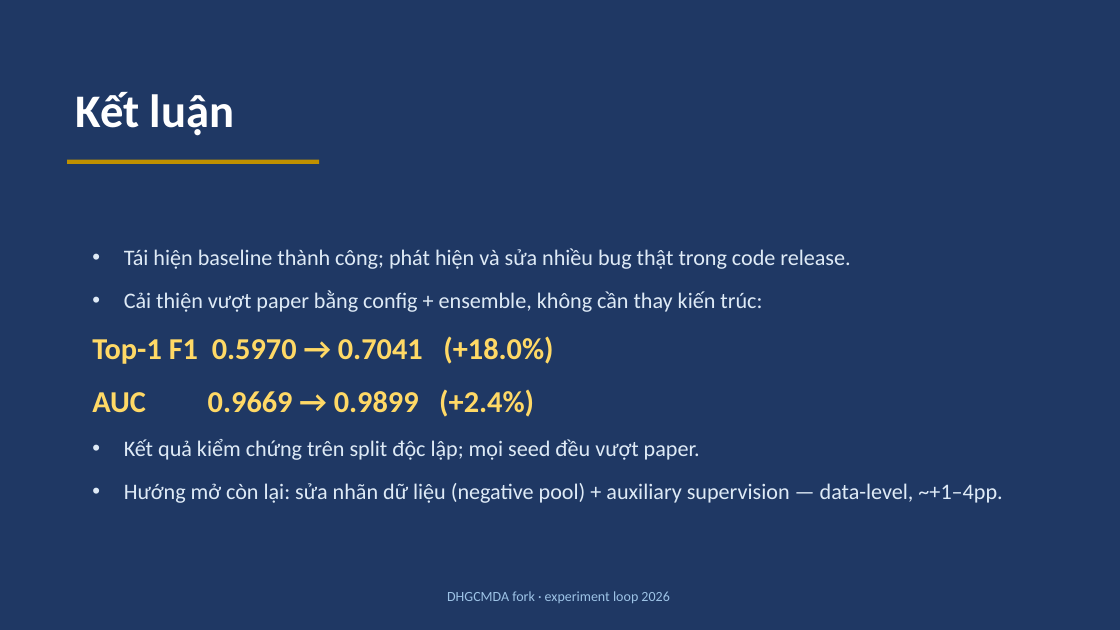
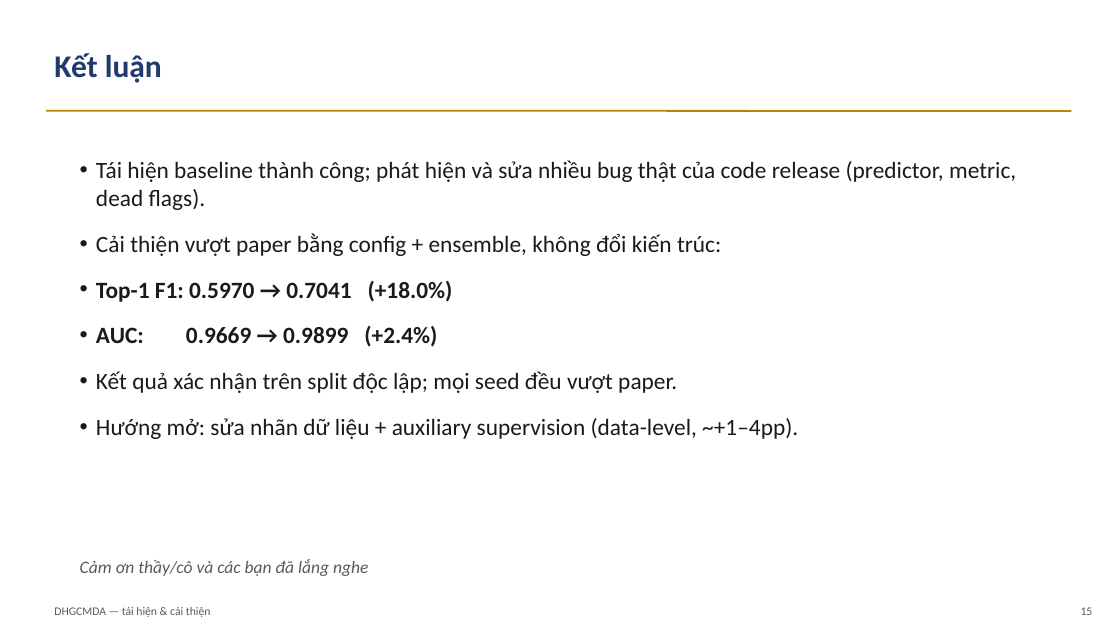
Before and after one commit to hoangtien07/DHGCMDA-fork, a slide deck: slide 15 of Slide_BaoCao_DHGCMDA.pptx (slide 13 before the commit). Drawn at 1120x630 pixels with LibreOffice and Linux fonts; fonts in the diff are those of the drawing. Boxes give left, top, right and bottom in pixels: in the first picture for what was removed or moved away, otherwise in the second. Text is boxed around its words. In the diff, an @@ line names an element or a change of style, - is before the commit and + after.

```diff
--- a/Slide_BaoCao_DHGCMDA.pptx
+++ b/Slide_BaoCao_DHGCMDA.pptx
@@ rectangle removed at (x1=0, y1=0, x2=1120, y2=630) @@
@@ text "Kết luận" moved from (x1=75, y1=92, x2=234, y2=136) to (x1=54, y1=53, x2=162, y2=83) @@
@@ text "Kết luận" at (x1=54, y1=53, x2=162, y2=83): size 40 to 27 pt, text colour #FFFFFF to #1F3B6E @@
@@ line added from (46, 111) to (1071, 111), #B8860B 1.5 pt @@
@@ rectangle removed at (x1=67, y1=160, x2=319, y2=164) @@
@@ text "Tái hiện baseline thành công; ..." at (x1=96, y1=160, x2=1016, y2=439): vertical alignment middle to top @@
@@ text at (x1=96, y1=160, x2=1016, y2=439): text changed; size 19 to 20 pt; text colour #DEEAF6 to #1A1A1A @@
-• Tái hiện baseline thành công; phát hiện và sửa nhiều bug thật trong code release.
-• Cải thiện vượt paper bằng config + ensemble, không cần thay kiến trúc:
-Top-1 F1 0.5970 → 0.7041 (+18.0%)
-AUC 0.9669 → 0.9899 (+2.4%)
-• Kết quả kiểm chứng trên split độc lập; mọi seed đều vượt paper.
-• Hướng mở còn lại: sửa nhãn dữ liệu (negative pool) + auxiliary supervision — data-level, ~+1–4pp.
+• Tái hiện baseline thành công; phát hiện và sửa nhiều bug thật của code release (predictor, metric, dead flags).
+• Cải thiện vượt paper bằng config + ensemble, không đổi kiến trúc:
+• Top-1 F1: 0.5970 → 0.7041 (+18.0%)
+• AUC: 0.9669 → 0.9899 (+2.4%)
+• Kết quả xác nhận trên split độc lập; mọi seed đều vượt paper.
+• Hướng mở: sửa nhãn dữ liệu + auxiliary supervision (data-level, ~+1–4pp).
@@ text added at (x1=80, y1=559, x2=368, y2=576), 15 pt, text #5A5A5A, italic @@
+Cảm ơn thầy/cô và các bạn đã lắng nghe
@@ text removed at (x1=447, y1=591, x2=669, y2=603) @@
-DHGCMDA fork · experiment loop 2026
@@ text added at (x1=54, y1=607, x2=211, y2=617), 10 pt, text #5A5A5A @@
+DHGCMDA — tái hiện & cải thiện
@@ text added at (x1=1081, y1=607, x2=1093, y2=615), 10 pt, text #5A5A5A @@
+15
```
Also in this commit, not shown: 5 other slides changed, 9 slides added, 7 slides removed, 1 other file.
